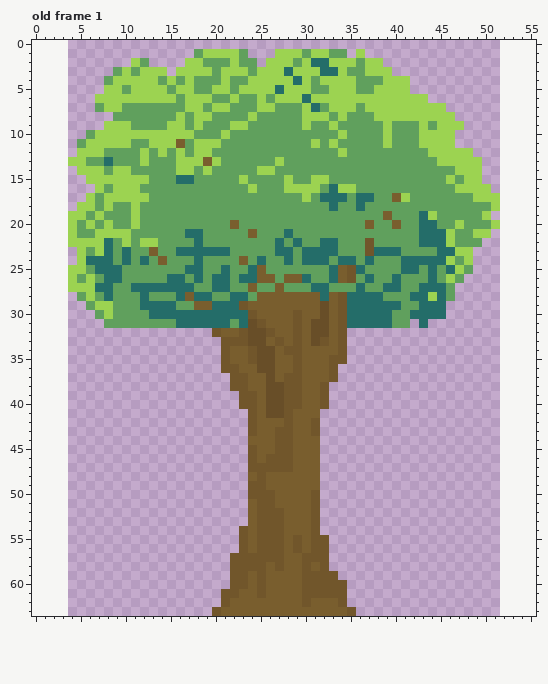
Edited in one commit: pixel-art file (Assets/Sprites/tree.aseprite). That is the earlier state.
48x64 pixels, 1 frame. Shown: old frame 1. The old version is drawn lined up with the new one, on the new canvas. The commit also changed other frames, which this record leaves out.
Once edited:
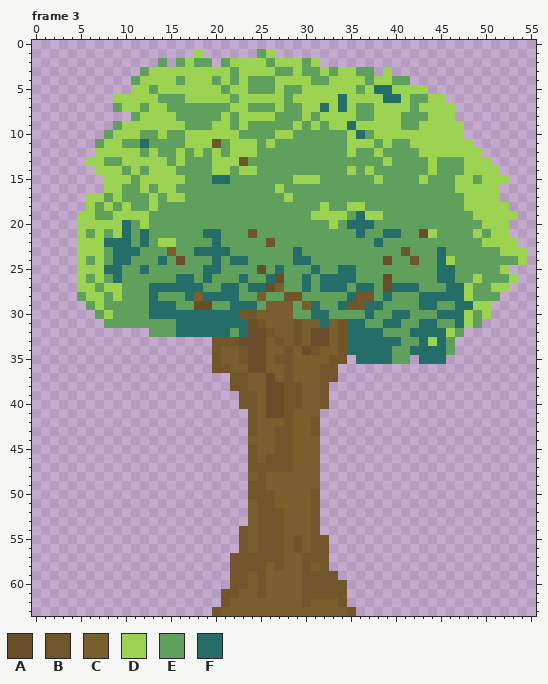
Palette (. is transparent): A #684e28  B #71562b  C #795e2e  D #9cd351  E #60a05d  F #246d69
A new or re-ordered frame is compared with the old frame closest to it.
Difference:
canvas 48x64 -> 56x64, the old top-left corner now at 4,0
frames 1 -> 9
Frame 3 is new; against old frame 1:
y 1: x 18..23 EDDDDE -> D.....; x 25..34 ..DDDEDDEE -> ED........; x 36 D -> .
y 2: x 11..12 DE -> ..; x 14 . -> E; x 16 . -> E; x 18 D -> E; x 20 E -> .; x 23..26 EE.D -> DDDE; x 29..38 EDFFDDDEDD -> DED.......
y 3: x 9..12 EDED -> ...E; x 15 . -> D; x 20 E -> D; x 22 D -> E; x 24 E -> D; x 27..28 DF -> EE; x 30..33 DDFF -> EEDE; x 35 E -> D; x 37..38 DD -> E.
y 4: x 8..11 EDDD -> ...E; x 14 E -> D; x 18..19 EE -> DD; x 23..26 EDDD -> DEEE; x 29 F -> D; x 32 D -> E; x 36 E -> D; x 38 E -> D; x 40..41 DD -> EE
y 5: x 8..10 DDE -> ...; x 13 D -> E; x 15 E -> D; x 18..19 EE -> DD; x 21..22 DE -> ED; x 24..29 DDDFDD -> EEEDEE; x 31..32 EE -> DD; x 37..39 EDD -> DFF; x 42..43 .. -> DD
y 6: x 7..8 DD -> ..; x 14..15 DD -> EE; x 20..24 EEDEE -> DDEDD; x 26 E -> D; x 28 D -> E; x 30 F -> D; x 34 D -> F; x 39..40 DD -> FF; x 42..45 DD.. -> EEDD
y 7: x 7..11 EDDEE -> ..EDD; x 13..14 EE -> DD; x 17..18 DD -> EE; x 20..23 DDEE -> EEDD; x 25..27 DDE -> EED; x 31..32 FE -> DF; x 34 D -> F; x 37 D -> E; x 42 D -> E; x 46 . -> D
y 8: x 9..10 EE -> ..; x 12..16 EEEED -> DDDDE; x 18..19 DD -> EE; x 21 E -> D; x 23 E -> D; x 25..26 EE -> DD; x 31 D -> E; x 33 E -> D; x 35 E -> D; x 41..43 DDD -> EEE
y 9: x 8..9 DD -> .E; x 11..14 EEEE -> DDDD; x 18 D -> E; x 20..22 EED -> DDE; x 29..31 EDE -> DED; x 34..38 EEEEE -> DFDDD; x 40 E -> D; x 44 E -> D
y 10: x 6..8 EDD -> ..E; x 12..13 DD -> EE; x 15..16 DD -> EE; x 18..20 EEE -> DDD; x 22 E -> D; x 27..28 EE -> DD; x 34..36 DEE -> EDF; x 38 E -> D; x 40..42 EEE -> DDD; x 47 . -> D
y 11: x 5..7 EDD -> ..E; x 10 D -> E; x 12..17 EDDDCE -> FEEEED; x 20 D -> B; x 22..24 EEE -> DDD; x 26 E -> D; x 31 D -> E; x 33 D -> E; x 35..37 EEE -> DDD; x 42 E -> D; x 47..48 .. -> DD
y 12: x 5..6 DD -> ..; x 8..14 EEEEDED -> DDDDEDE; x 19..20 DE -> ED; x 22..24 EEE -> DDD; x 34..35 DE -> ED; x 38 E -> D; x 43 E -> D; x 49 . -> D
y 13: x 4..8 DDEEF -> ..DDE; x 10..11 EE -> DD; x 13..14 EE -> DD; x 17..19 DDC -> EEE; x 21..23 EEE -> DDB; x 27 D -> E; x 39 E -> D; x 44..47 EDDD -> DEEE; x 50 . -> D
y 14: x 5..6 DD -> ..; x 8 E -> D; x 10..11 DE -> ED; x 13..17 EEEDD -> DDDEE; x 19..21 DEE -> EDD; x 23..26 EEDD -> DDEE; x 35 E -> D; x 37 E -> D; x 44 E -> D; x 47 D -> E; x 50..51 .. -> DD
y 15: x 6..7 DD -> ..; x 11 D -> E; x 13..17 EEEFF -> DDDDE; x 20..21 EE -> FF; x 23 D -> E; x 28..30 DEE -> EDD; x 32 D -> E; x 38 E -> D; x 43 E -> D; x 46..47 DE -> ED; x 49..52 D... -> EDDD
y 16: x 7..8 DE -> .D; x 10..12 DDE -> EED; x 14..15 EE -> DD; x 24 D -> E; x 27..31 EDDDD -> DEEEE; x 33..35 FDD -> EEE; x 51 . -> D
y 17: x 7..8 ED -> DE; x 10..13 DDDE -> EEED; x 15..16 EE -> DD; x 28 E -> D; x 30 D -> E; x 32..34 FFF -> EEE; x 36..37 FF -> EE; x 40..41 CD -> EE; x 48 E -> D
y 18: x 5 D -> .; x 10..11 ED -> DE; x 13 E -> D; x 32..33 EF -> DE; x 35..36 EF -> DD; x 48..50 EEE -> DDD; x 52 . -> D
y 19: x 4 D -> .; x 6..7 ED -> DE; x 9..10 EE -> DD; x 12 E -> D; x 31..34 EEEE -> DDDD; x 36..39 EEEC -> FDDE; x 43..44 FD -> EE; x 49 E -> D; x 51..53 ... -> DDD
y 20: x 4..5 DE -> .D; x 7 E -> D; x 9..12 EEDE -> DFED; x 22 C -> E; x 33 E -> D; x 35..37 EEC -> FFF; x 40 C -> E; x 43..44 FF -> EE; x 47 D -> E; x 50 E -> D; x 52 . -> D
y 21: x 4..5 DE -> .D; x 8 D -> E; x 10 D -> F; x 12 E -> F; x 17..20 FFEE -> EEFF; x 24 C -> B; x 28 F -> E; x 36 E -> F; x 39..40 EE -> FF; x 43..46 FFFD -> ADEE; x 50..52 D.. -> EDD
y 22: x 4 D -> .; x 9..10 ED -> FF; x 12..15 DDEE -> FEDD; x 18 F -> E; x 20 E -> F; x 26..27 EF -> BE; x 29 F -> E; x 32..33 FF -> EE; x 37..38 BE -> EF; x 43..46 FFFD -> EEEE; x 50..53 .... -> DDDD
y 23: x 6 E -> D; x 8..9 FE -> EF; x 11 E -> F; x 13 C -> E; x 15..17 EFF -> CEE; x 27..33 FFEFFFF -> EEFEEEE; x 37..41 BFFFE -> EEEEB; x 46..54 FDD...... -> EEEEEEDDD
y 24: x 6..9 FFFE -> EDEF; x 12 F -> E; x 14 C -> F; x 16 E -> A; x 18 F -> E; x 20 E -> F; x 22..23 EC -> FF; x 25 F -> E; x 28..29 FE -> EF; x 31..32 FF -> EE; x 34..35 FF -> EE; x 37 F -> E; x 39 E -> A; x 41..44 FFFF -> EBEE; x 48..54 D...... -> EEEEEED
y 25: x 4 D -> .; x 6..7 EF -> DD; x 12 E -> F; x 17..21 FFEEF -> EEFFE; x 24..25 FC -> EA; x 27 E -> F; x 31 E -> F; x 33..36 FCBF -> EFFE; x 41..42 FF -> EE; x 44..45 FE -> EF; x 47 D -> E; x 49..52 .... -> EEED
y 26: x 4..8 DEDEF -> .DEDE; x 15 F -> E; x 17..21 EFEFF -> FEFEE; x 24..29 FCCECC -> EEFAEE; x 32 E -> F; x 34..35 CB -> FF; x 37 F -> E; x 39..40 EF -> AE; x 44..46 FED -> EFF; x 48..53 ...... -> EDEEED
y 27: x 4 D -> .; x 7..9 FFE -> EDD; x 11..12 FF -> EE; x 18 E -> F; x 20 F -> E; x 22 E -> F; x 24..26 CEE -> FFA; x 30..31 EF -> FE; x 33..34 EE -> FF; x 37 E -> F; x 39 F -> A; x 41..52 EEFFFE...... -> FFEEEFFDEEDD
y 28: x 7..9 EFE -> DED; x 12..13 FE -> EF; x 16..18 FCF -> EFC; x 20..21 EE -> FF; x 23 F -> E; x 26..34 CCCCCCFCB -> EEBBEEEEE; x 36..39 FFFE -> BBEF; x 42 F -> E; x 44 D -> F; x 46..51 E..... -> FFDEEE
y 29: x 8 D -> E; x 12 F -> E; x 18..21 CCFF -> AAEE; x 23..25 BCC -> FFE; x 29 C -> E; x 31..36 CACBFF -> FEEFBB; x 39..40 FF -> EE; x 45..50 F..... -> EEFFDD
y 30: x 23 F -> B; x 29..36 BCCACBFF -> EEFFEEEE; x 38..44 FFEEFFF -> EEFFEEE; x 46..50 ..... -> FFDED
y 31: x 22 E -> F; x 31..32 AA -> CF; x 37..38 FF -> EE; x 40 E -> F; x 42 . -> E; x 44..49 ...... -> FEEFDE
y 32: x 13..23 .......BCCB -> EEEFFFFFFEF; x 35..47 ............. -> FFFFEEEFFFFDE
y 33: x 20 . -> B; x 23 B -> A; x 32 B -> A; x 35..46 ............ -> FFFFFFEEFDFE
y 34: x 20..21 .B -> BC; x 23..24 CB -> BA; x 26 A -> C; x 29..31 BCC -> CAB; x 35..46 ............ -> FFFFFEEFFFFE
y 35: x 20..21 .B -> BC; x 23..24 CB -> BA; x 26..29 ACCB -> CBBC; x 36..41 ...... -> FFFFEE; x 43..45 ... -> FFF
y 36: x 20 . -> B; x 22 B -> C; x 24 C -> A; x 26 A -> C; x 28..29 CB -> BC; x 32 C -> B
y 37: x 29 B -> C; x 32 C -> B
Boxes around the changes in both pictures, in picture pixels (x1, y1, x2, y2):
changed: (68, 49, 527, 382)
